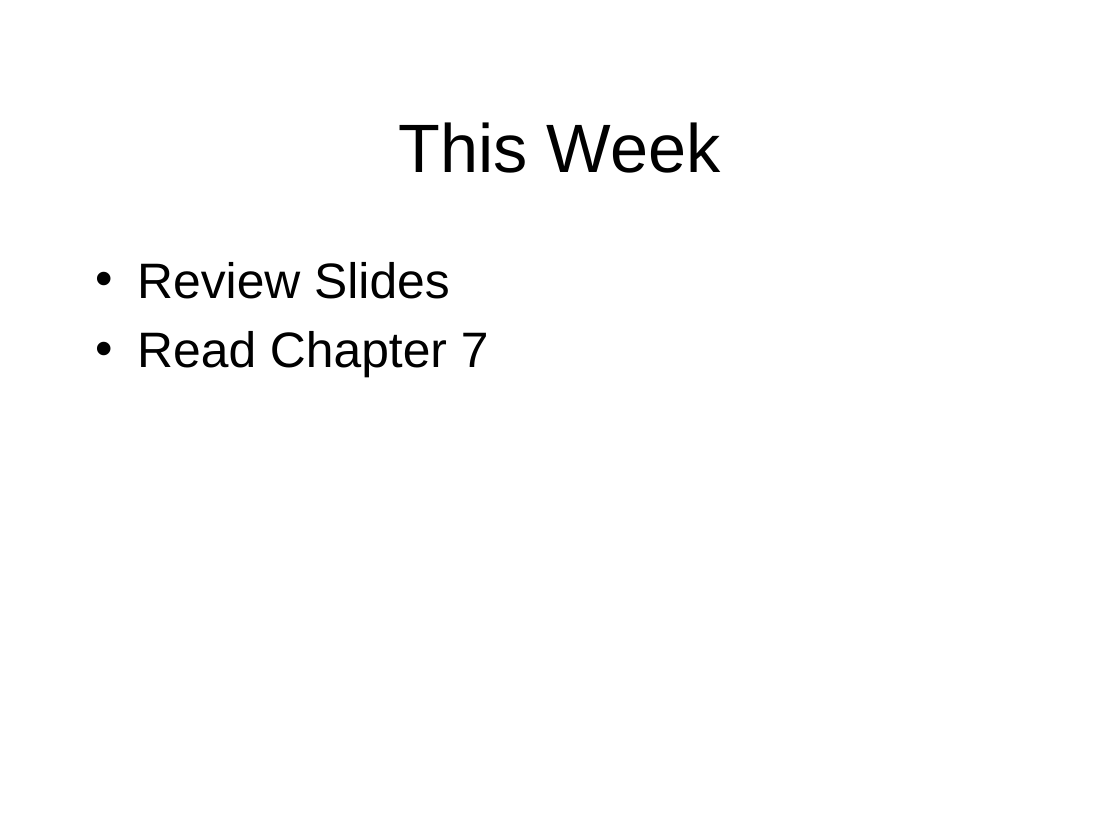
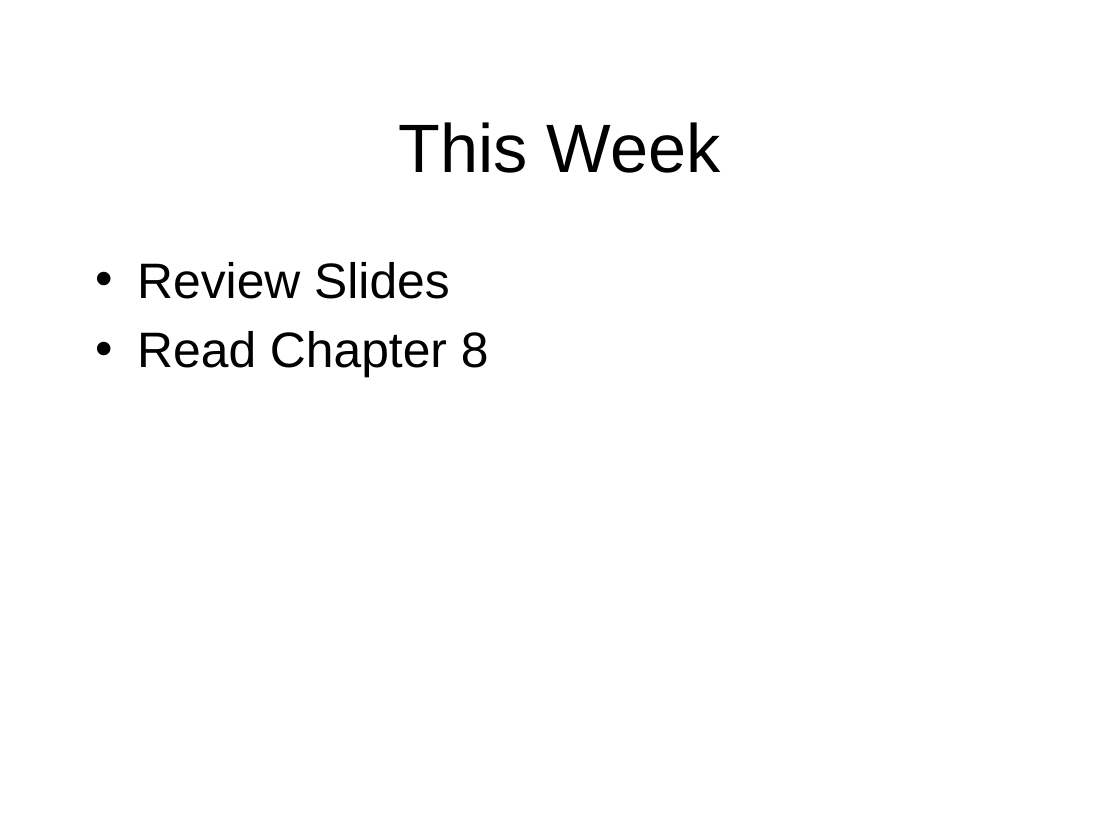
Before and after one commit to octaviordz/zjnu2017.github.io, a slide deck: slide 4 of OOAD/lectures/090--Pragmatics.pptx. Drawn at 1120x840 pixels with LibreOffice and Linux fonts; fonts in the diff are those of the drawing. Boxes give left, top, right and bottom in pixels: in the first picture for what was removed or moved away, otherwise in the second. Text is boxed around its words. In the diff, an @@ line names an element or a change of style, - is before the commit and + after.

Commit message:
Ref Chapters.

```diff
--- a/OOAD/lectures/090--Pragmatics.pptx
+++ b/OOAD/lectures/090--Pragmatics.pptx
@@ text at bbox=[137, 331, 489, 378]: text changed @@
-• Read Chapter 7
+• Read Chapter 8
```
Also in this commit, not shown: 1 other file.
